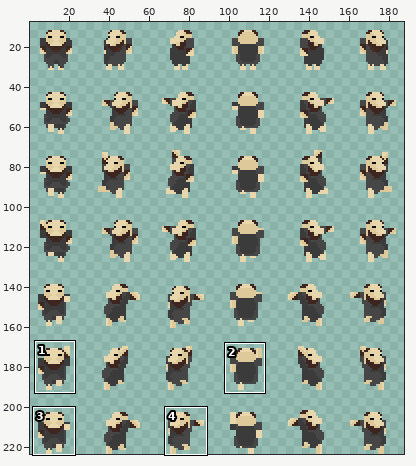
Sprite sheet: medias/peon_palette_animation.png. Above, an overview of the earlier version with the close-up marked.
Close-up. As it was:
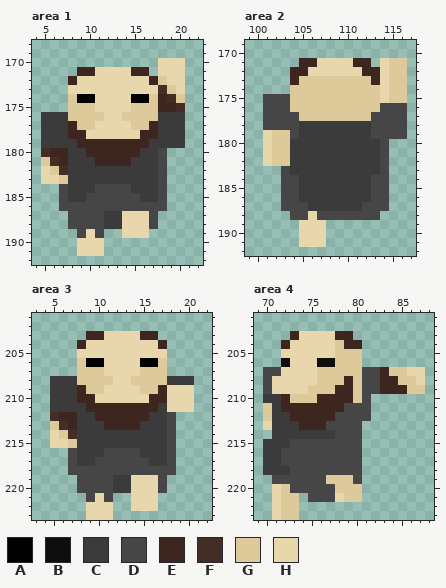
The file is 192x224 pixels. Shown: area 1: x 4..22, y 168..192; area 2: x 99..117, y 169..192; area 3: x 3..22, y 201..223; area 4: x 69..88, y 201..223. The old version is drawn lined up with the new one. The wide view leaves out empty margins. The commit also changed other parts of the picture, which this record leaves out.
Palette (. is transparent): A #000000  B #0e0e0e  C #3b3b3b  D #464646  E #3c261f  F #442d25  G #ddc99a  H #e8d6ac
Pixels before, area 1, first column x 5:
170 .............HHH
171 ....EEHHHHEE.HHH
172 ...EHHHHHHHHEGHH
173 ...HHHHHHHHHHFGH
174 ...GAAHHHHAAGEFG
175 ...GGGHHHHGGGEEF
176 CCCGGGGHHGGGGCCC
177 CCCEGGHHHHGGECCC
178 CCCEEHHHHHHEECCC
179 CCCCEEEEEEEECCCC
180 FEECCEEEEEECCD..
181 GFECCCEEEECCCD..
182 HGFCCCCCCCCCCD..
183 HHGCCCCCCCCCCD..
184 ..DCCCDDDDCCCD..
185 ..DCCDDDDDDCCD..
186 ..DDDDDDDDDDDD..
187 ...DDDDCCHHHD...
188 ...DDDDCCHHHD...
189 ....DHD..HHH....
190 ....HHH.........
191 ....HHH.........
Pixels before, area 2, first column x 101:
171 ....EEHHHHEE.HGG
172 ...EEHHHHHHEEHGG
173 ...EGGGGGGGGEHGG
174 ...GGGGGGGGGGHGG
175 DDDGGGGGGGGGGHGG
176 DDDGGGGGGGGGGDDD
177 DDDDGGGGGGGGDDDD
178 DDDDCCCCCCCCDDDD
179 HGGDCCCCCCCCDDDD
180 HGGCCCCCCCCCCD..
181 HGGCCCCCCCCCCD..
182 HGGCCCCCCCCCCD..
183 ..DCCCCCCCCCCD..
184 ..DDCCCCCCCCDD..
185 ..DDCCCCCCCCDD..
186 ..DDCCCCCCCCDD..
187 ..DDDCCCCCCDDD..
188 ...DDHDDDDDDD...
189 ....HHH.........
190 ....HHH.........
191 ....HHH.........
Pixels before, area 3, first column x 5:
203 ....EEHHHHEE....
204 ...EHHHHHHHHE...
205 ...HHHHHHHHHH...
206 ...GAAHHHHAAG...
207 ...GGGHHHHGGG...
208 CCCGGGGHHGGGGCCC
209 CCCEGGHHHHGGEHHH
210 CCCEEHHHHHHEEHHH
211 CCCCEEEEEEEECHHH
212 FEECCEEEEEECCD..
213 GFECCCEEEECCCD..
214 HGFCCCCCCCCCCD..
215 HHGCCCCCCCCCCD..
216 ..DCCCDDDDCCCD..
217 ..DCCDDDDDDCCD..
218 ..DDDDDDDDDDDD..
219 ...DDDDCCHHHD...
220 ...DDDDCCHHHD...
221 ....DHD..HHH....
222 ....HHH..HHH....
223 ....HHH.........
Pixels before, area 4, first column x 70:
203 ...EHHHHEE........
204 ..EHHHHHGEE.......
205 ..HHHHHHGGG.......
206 ..BHHHBBGGG.......
207 DDHHHHGGGGGDDEGGHH
208 DHHHHHGGGEGDDEEGGH
209 DHHHHGGGEEGDDEEEGG
210 CCEGGGEEEEGD......
211 GCEEEEEEEDDD......
212 GCCEEEEEDDDD......
213 HCCCEEEDDDD.......
214 .CCCCCCCDDD.......
215 CCCDDDDDDDD.......
216 CCDDDDDDDDD.......
217 CCDDDDDDDDD.......
218 CCCDDDDDDDD.......
219 .DDDDDDGGGD.......
220 .HGDDDDDGGG.......
221 .HGG.DDDHGG.......
222 .HGG..............
223 .HGG..............
Now the later version:
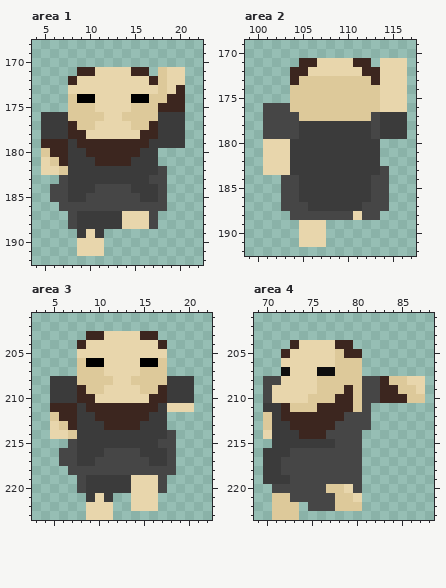
Diff:
drawings rearranged on the sheet (the old picture shows each at its new place)
Changed rows in their new state; - is an unchanged pixel.
Area 1:
first column x 18:
170 ...
171 G--
173 GHE
174 GEE
175 --E
first column x 5:
179 EEE-----------
180 G------------.
181 HG-----------.
182 -HG-----------
183 ..D---------D-
184 -D------------
185 -D------------
187 ----CCC-------
188 ----CCC-------
189 ----C-C--...--
Area 2:
first column x 101:
171 --------------HH
172 --------------HH
173 --------------HH
174 --------------HH
175 ...-----------HH
176 -------------HHH
177 -------------CCC
178 -------------CCC
179 DDD----------CCC
180 -HH----------.--
181 -HH----------.--
182 -HH----------.--
183 HHH-------------
first column x 106:
188 D----H
Area 3:
first column x 5:
209 -------------CCC
210 -------------CCC
211 EEE-------------
212 G------------.--
213 HG-----------.--
214 -HG-------------
215 ..D---------D---
216 -D--------------
217 -D--------------
219 ----CCC---------
220 ----CCC---------
221 ----C-C---------
Area 4:
first column x 70:
203 ---.......--------
204 --.E----E-.-------
205 --E------EE-------
206 --H---HH----------
207 ..B---BB---.......
208 -D-------G----G-H-
209 -----H--G------G-H
210 DHHHH-GG----DEEEGG
211 C--GGG---EG-------
212 --E-----E---------
213 G--E---E---D------
214 H---EEED----------
215 .--CCCCC----------
216 --C---------------
218 --D---------------
219 CCC----DDD--------
220 -DD----G-HD-------
221 -G-DD---G-H-------
222 -G---DDDGGG-------
223 -G----------------
